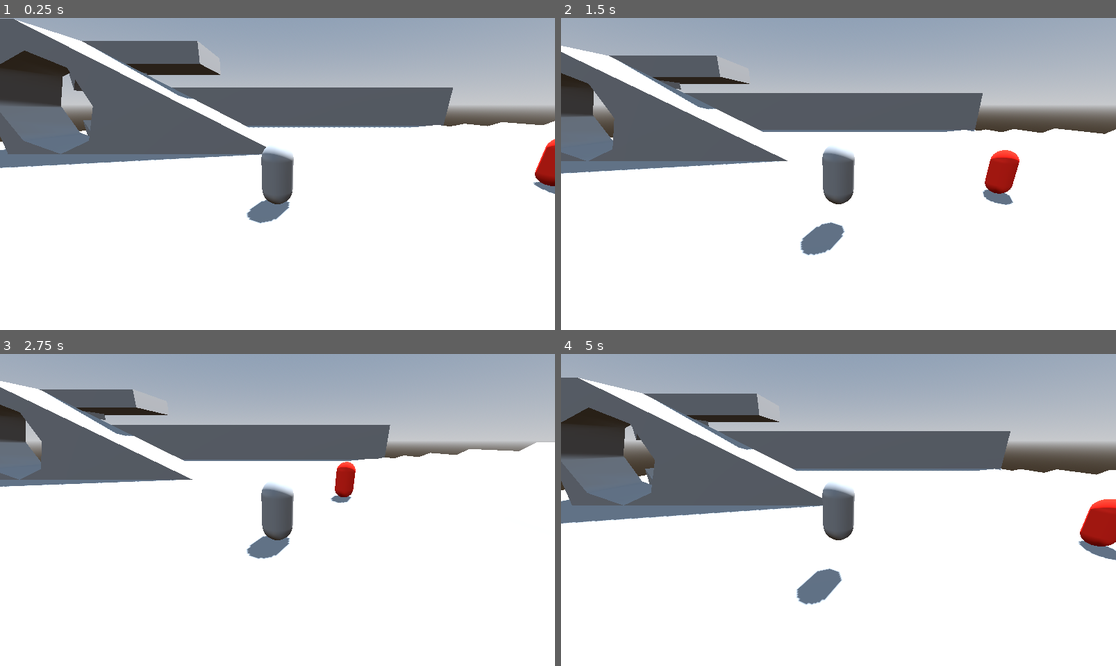
Above: before the commit, frames 1-4 (two rows, left to right).
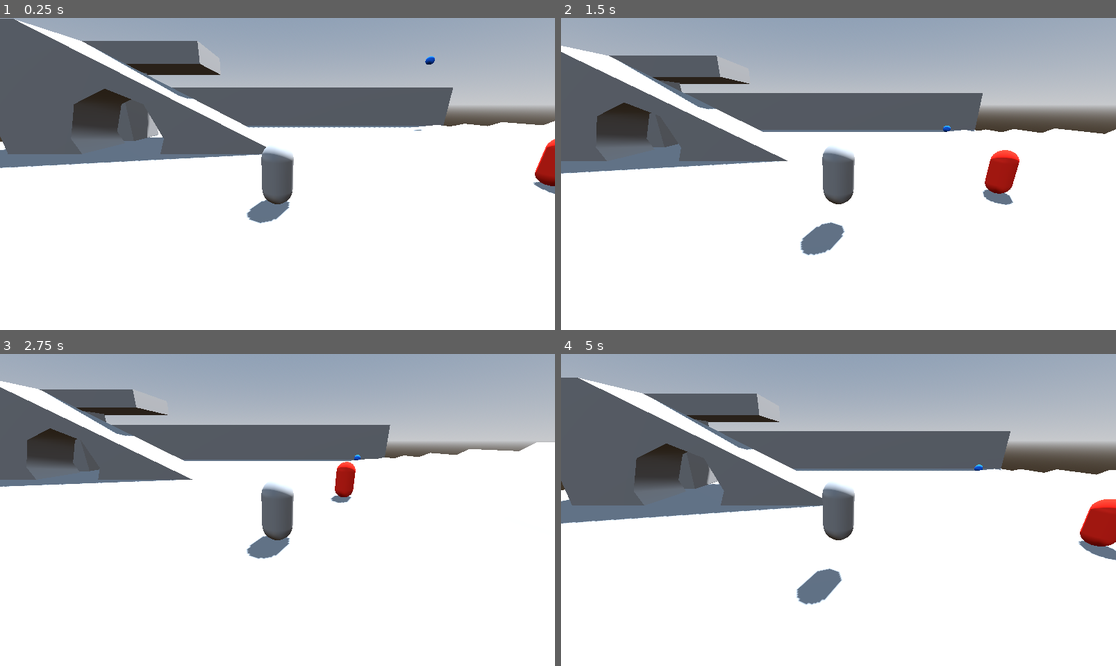
Above: after the commit, the same moments.

Repository: hhhhhhhh1233/BubbleGameJam
Game: Godot game, scene res://test_level.tscn
Two runs of this game, one before a commit and one after it. Both use one fixed random seed, a clock stepped at 60 frames per second and the inputs below.
Inputs:
- Up to frame 1 (0.25 s): no input
- Up to frame 2 (1.5 s): hold D (right) 0.53-1.28 s; tap Space (jump) at 0.77 s; hold S (back) from 1.28 s (still down)
- Up to frame 3 (2.75 s): tap Space (jump) at 1.52 s; release S (back) at 2.03 s; hold D (right) from 2.03 s (still down)
- Up to frame 4 (5 s): release D (right) at 2.78 s; hold W (forward) 2.78-3.53 s; tap Space (jump) at 3.02, 3.77, 4.52 s; hold A (left) from 3.53 s (still down)

The runs differ from the first frame. In frame 1, 4.6% of the frame differs, in the area x 0-79%, y 10-44%; in frame 2, 2.7%; in frame 3, 1.9%; in frame 4, 4.2%.

Commit message:
feat: bubbled enemy
added a bubbled enemy to be slapped about

Diff:
--- a/Enemy.gd
+++ b/Enemy.gd
@@ -10,5 +10,5 @@
 # Called every frame. 'delta' is the elapsed time since the previous frame.
 func _process(delta: float) -> void:
 	pos = get_global_transform().basis
-	print(pos)
+
 	pass
--- a/EnemyNavigation.gd
+++ b/EnemyNavigation.gd
@@ -9,7 +9,7 @@
 # Called every frame. 'delta' is the elapsed time since the previous frame.
 func _process(delta: float) -> void:
 	self.target_position = Vector3(0,0,0)
-	print(target_position)
+	#print(target_position)
 	pass
 
 func _physics_process(delta: float) -> void:
--- /dev/null
+++ b/bubbled_enemy.gd
@@ -0,0 +1,40 @@
+extends RigidBody3D
+@export var speed_exploding_threshold : float = 13.0
+@export var fatal_collision_angle : float = 0.5
+
+
+var collision_normals : Array[Vector3]
+
+var last_velocity = Vector3()
+# Called when the node enters the scene tree for the first time.
+func _ready() -> void:
+	pass # Replace with function body.
+
+
+
+
+# Called every frame. 'delta' is the elapsed time since the previous frame.
+func _physics_process(delta: float) -> void:
+
+
+
+	last_velocity = linear_velocity
+func exploded() -> void:
+	queue_free()
+
+func _integrate_forces(state: PhysicsDirectBodyState3D) -> void:
+	for i in state.get_contact_count():
+		print(last_velocity.length())
+		if linear_velocity.normalized().dot(state.get_contact_local_normal(i)) <= fatal_collision_angle and last_velocity.length() >= speed_exploding_threshold:
+			exploded()
+
+
+func _on_body_entered(body: Node) -> void:
+
+	var collision_direction = (body.global_position - global_position).normalized()
+	if linear_velocity.normalized().dot(-collision_direction.normalized()) >= fatal_collision_angle:
+		pass
+
+
+func _on_body_shape_entered(body_rid: RID, body: Node, body_shape_index: int, local_shape_index: int) -> void:
+	pass
--- /dev/null
+++ b/bubbled_enemy.tscn
@@ -0,0 +1,34 @@
+[gd_scene load_steps=6 format=3 uid="uid://h4gr2mpgmstq"]
+
+[ext_resource type="Script" path="res://bubbled_enemy.gd" id="1_4afgl"]
+
+[sub_resource type="SphereShape3D" id="SphereShape3D_mbitp"]
+
+[sub_resource type="StandardMaterial3D" id="StandardMaterial3D_gpt0l"]
+albedo_color = Color(0, 0.427451, 1, 1)
+
+[sub_resource type="SphereMesh" id="SphereMesh_hiyg1"]
+material = SubResource("StandardMaterial3D_gpt0l")
+
+[sub_resource type="SphereShape3D" id="SphereShape3D_q8efv"]
+radius = 5.0
+
+[node name="bubbledEnemy" type="RigidBody3D"]
+contact_monitor = true
+max_contacts_reported = 10
+script = ExtResource("1_4afgl")
+
+[node name="CollisionShape3D" type="CollisionShape3D" parent="."]
+shape = SubResource("SphereShape3D_mbitp")
+
+[node name="MeshInstance3D" type="MeshInstance3D" parent="CollisionShape3D"]
+mesh = SubResource("SphereMesh_hiyg1")
+
+[node name="Area3D" type="Area3D" parent="."]
+
+[node name="CollisionShape3D" type="CollisionShape3D" parent="Area3D"]
+shape = SubResource("SphereShape3D_q8efv")
+disabled = true
+
+[connection signal="body_entered" from="." to="." method="_on_body_entered"]
+[connection signal="body_shape_entered" from="." to="." method="_on_body_shape_entered"]
--- a/test_level.tscn
+++ b/test_level.tscn
@@ -1,8 +1,9 @@
-[gd_scene load_steps=7 format=3 uid="uid://c4ro20qskysbc"]
+[gd_scene load_steps=8 format=3 uid="uid://c4ro20qskysbc"]
 
-[ext_resource type="PackedScene" path="res://player.tscn" id="1_efvf3"]
+[ext_resource type="PackedScene" uid="uid://bdhl3wjtvr113" path="res://player.tscn" id="1_efvf3"]
 [ext_resource type="PackedScene" uid="uid://dvkk5iitfh6bd" path="res://Enemy.tscn" id="2_0mfjr"]
 [ext_resource type="Script" path="res://EnemyNavigation.gd" id="3_8pfp0"]
+[ext_resource type="PackedScene" uid="uid://h4gr2mpgmstq" path="res://bubbled_enemy.tscn" id="4_8yght"]
 
 [sub_resource type="ProceduralSkyMaterial" id="ProceduralSkyMaterial_iu66l"]
 sky_horizon_color = Color(0.64625, 0.65575, 0.67075, 1)
@@ -69,6 +70,12 @@
 polygon = PackedVector2Array(-11, -4.5, 3.5, 3, 7, 3, 7, -4.5)
 depth = 4.0
 
+[node name="CSGCylinder3D" type="CSGCylinder3D" parent="CSGCombiner3D/CSGPolygon3D12"]
+transform = Transform3D(-1, 8.74228e-08, 3.82137e-15, 0, -4.37114e-08, 1, 8.74228e-08, 1, 4.37114e-08, -0.5, -3.5, -2)
+operation = 2
+radius = 3.0
+height = 18.0
+
 [node name="CSGPolygon3D2" type="CSGPolygon3D" parent="CSGCombiner3D"]
 transform = Transform3D(-1, 0, 8.74228e-08, 0, 1, 0, -8.74228e-08, 0, -1, -10, 5, 4.5)
 polygon = PackedVector2Array(-1.5, -4.5, -1.5, -4.5, 3.5, -2.5, 3.5, -4.5)
@@ -119,12 +126,6 @@
 polygon = PackedVector2Array(-1.5, -4.5, -1.5, -4.5, 3.5, 0, 3.5, -4.5)
 depth = 4.0
 
-[node name="CSGCylinder3D" type="CSGCylinder3D" parent="CSGCombiner3D"]
-transform = Transform3D(1, 0, 0, 0, -4.37114e-08, 1, 0, -1, -4.37114e-08, -15, 3.5, -7.5)
-operation = 2
-radius = 3.0
-height = 18.0
-
 [node name="Player" parent="." instance=ExtResource("1_efvf3")]
 transform = Transform3D(1, 0, 0, 0, 1, 0, 0, 0, 1, -0.655393, 1.78593, 1.536)
 
@@ -134,4 +135,7 @@
 [node name="NavigationAgent3D" parent="Enemy" index="2"]
 script = ExtResource("3_8pfp0")
 
+[node name="bubbledEnemy2" parent="." instance=ExtResource("4_8yght")]
+transform = Transform3D(1, 0, 0, 0, 1, 0, 0, 0, 1, 19, 9.25726, -21.8217)
+
 [editable path="Enemy"]
